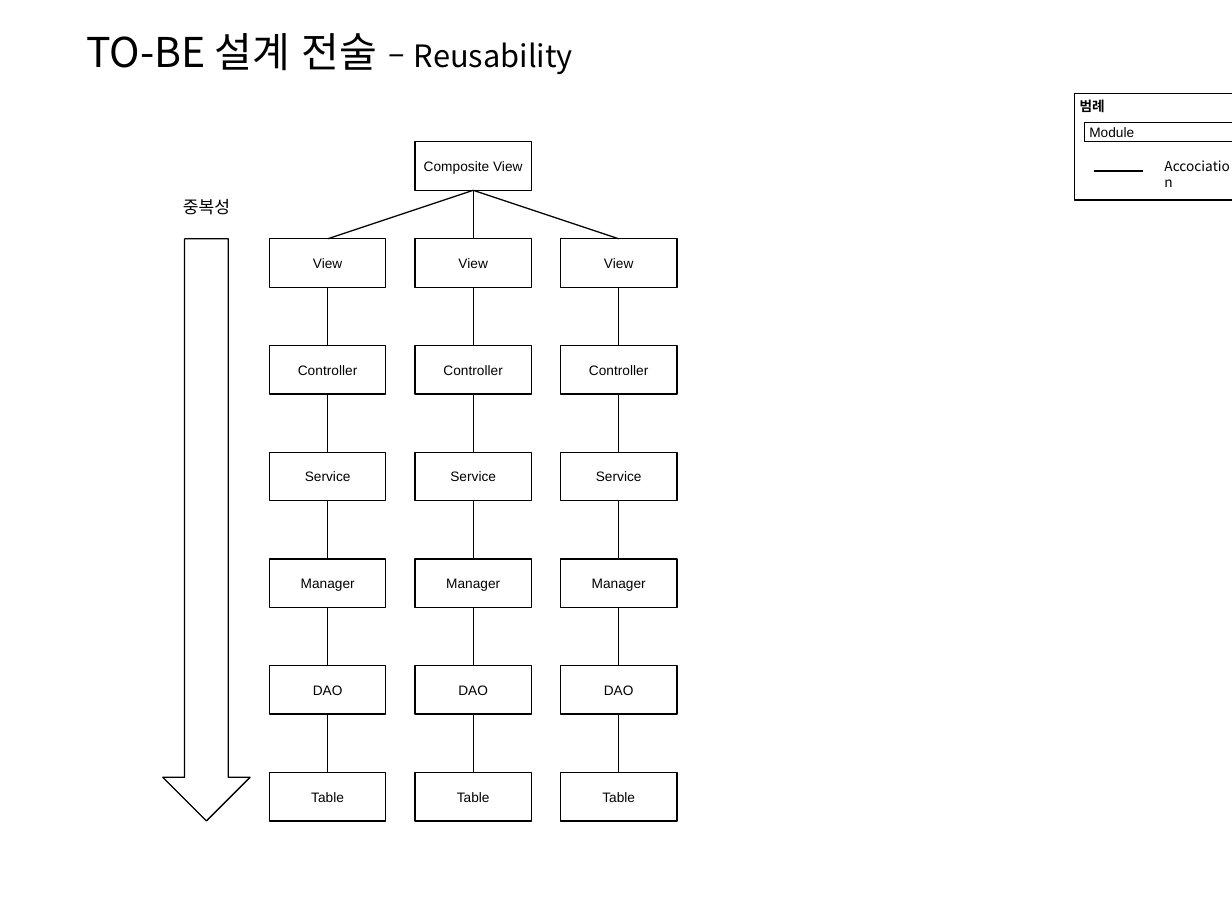
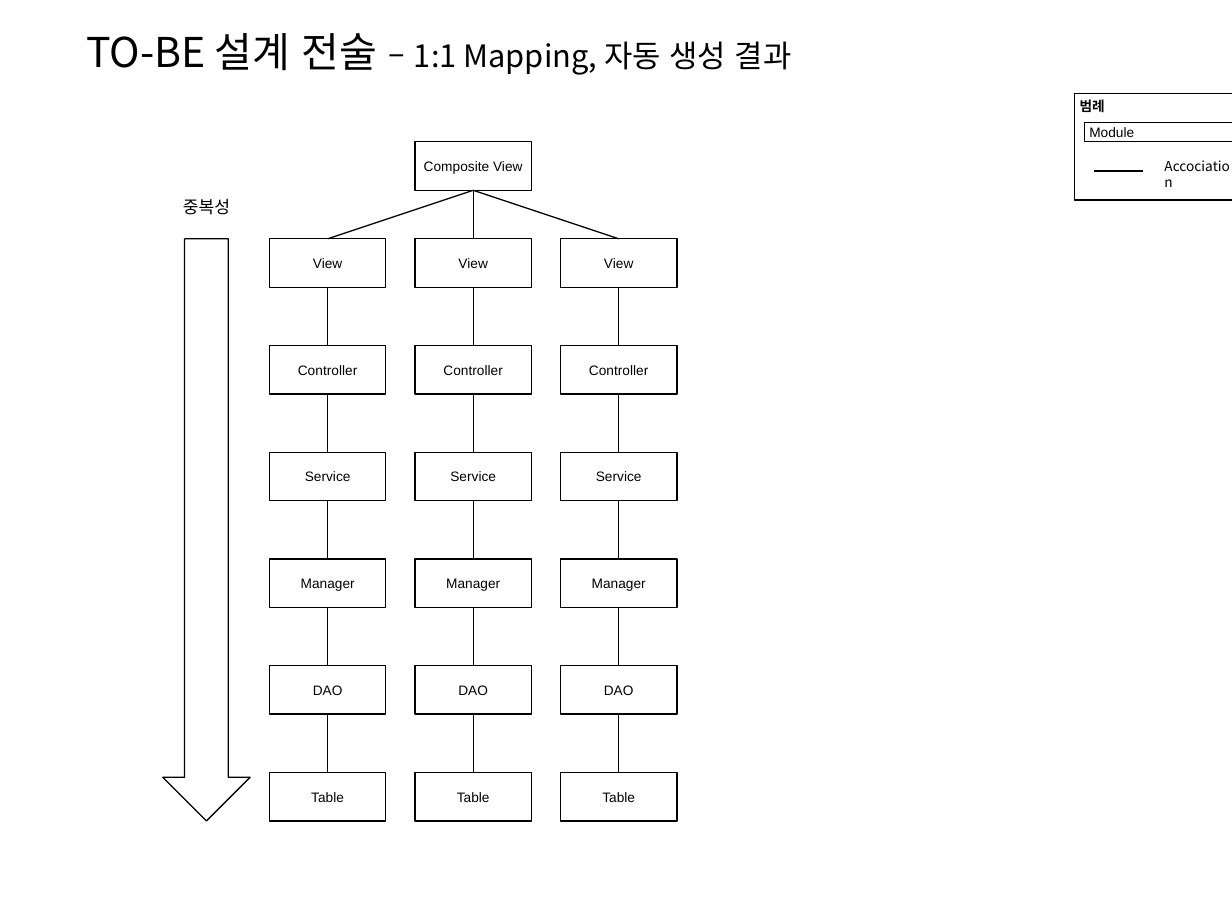
Before and after one commit to kwbaek/codelabor, a slide deck: slide 7 of documentation/0 architecture/design/TO-BE 설계 전술 (Layered Architecture).pptx. Drawn at 1232x924 pixels with LibreOffice and Linux fonts; fonts in the diff are those of the drawing. Boxes give left, top, right and bottom in pixels: in the first picture for what was removed or moved away, otherwise in the second. Text is boxed around its words. In the diff, an @@ line names an element or a change of style, - is before the commit and + after.

```diff
--- a/documentation/0 architecture/design/TO-BE 설계 전술 (Layered Architecture).pptx
+++ b/documentation/0 architecture/design/TO-BE 설계 전술 (Layered Architecture).pptx
@@ text at bbox=[86, 33, 792, 75]: text changed @@
-TO-BE 설계 전술 – Reusability
+TO-BE 설계 전술 – 1:1 Mapping, 자동 생성 결과
```
Also in this commit, not shown: 6 other slides changed, 2 slides added, 3 other files.
